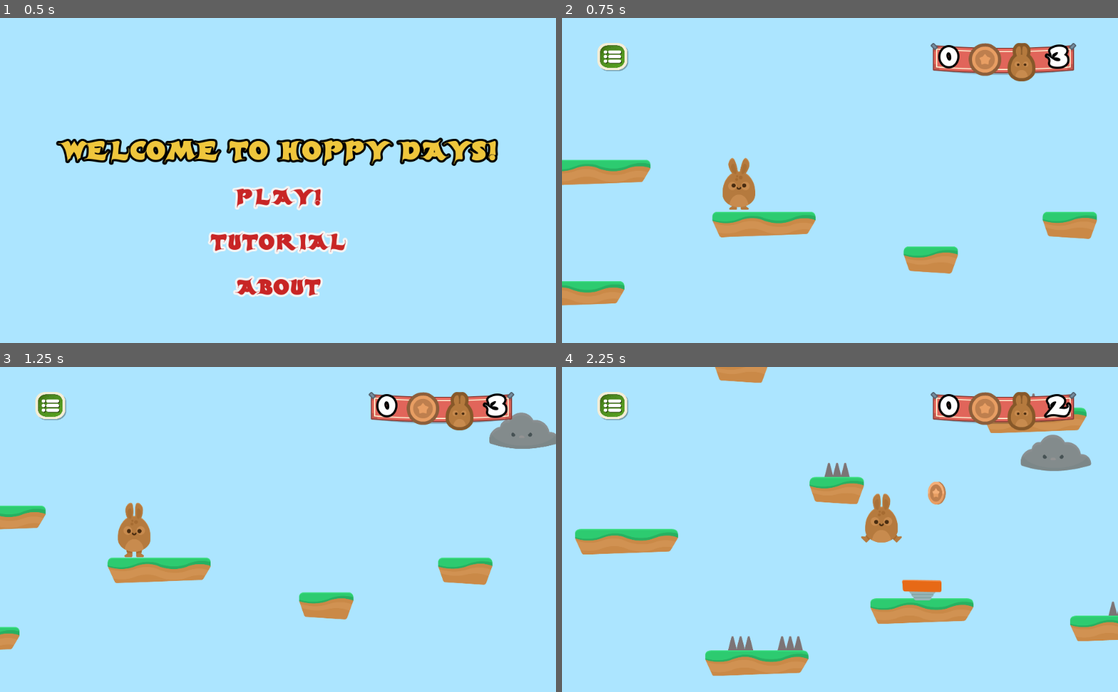
Above: before the commit, frames 1-4 (two rows, left to right).
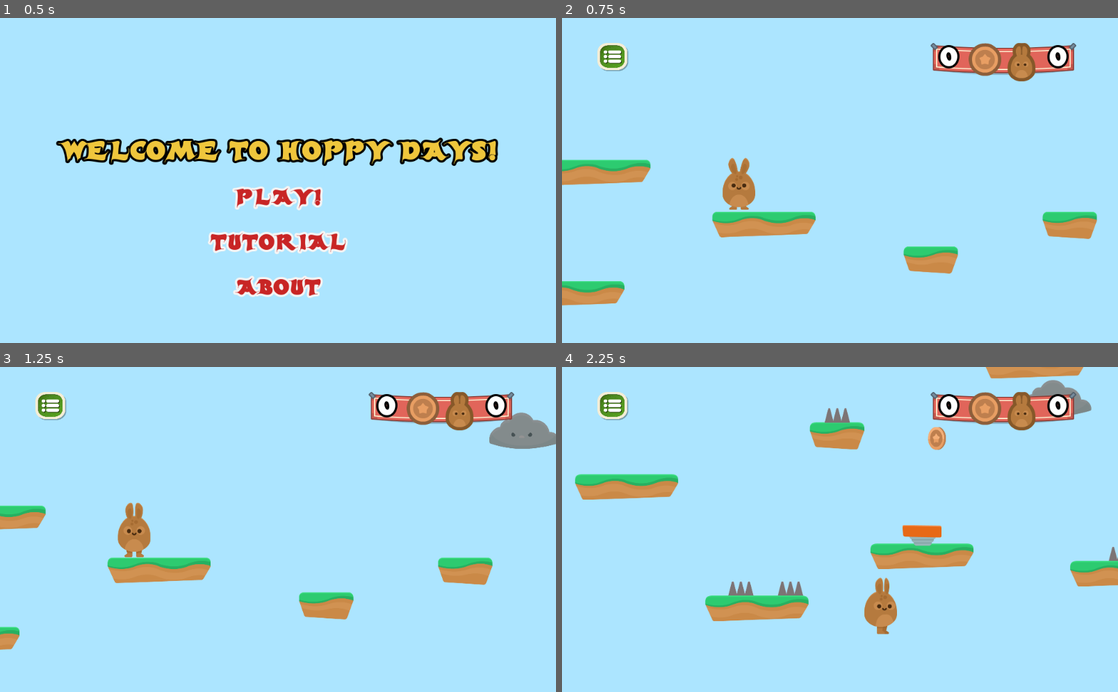
Above: after the commit, the same moments.

Repository: kidoncio/HoppyDays
Game: Godot game, scene res://Scenes/Menu.tscn
The game is run twice, just before and just after one commit, with the same random seed, the same clock (stepped at 60 frames per second) and the same inputs.
Inputs:
- Up to frame 1 (0.5 s): no input
- Up to frame 2 (0.75 s): click "PLAY!" at 0.5 s
- Up to frame 3 (1.25 s): no input
- Up to frame 4 (2.25 s): hold D (right) from 1.28 s (still down); tap W (jump) at 1.52 s

Frame 1 is identical in both runs. In frame 2, 0.2% of the frame differs, in the area x 86-92%, y 8-16%; in frame 3, 0.2%; in frame 4, 17%, in the area x 2-100%, y 0-96%.
Error before the commit: Trying to assign value of type 'Dictionary' to a variable of type 'Array'. (res://GUI/GUI.gd:91)
Error after the commit: Parse Error: Can't preload resource at path: res://Scenes/ConfigurationService.gd (res://Scenes/Levels/GameState.gd:6)

Commit message:
Add ConfigurationService de forma a padronizar o Configuration.json

Diff:
--- a/Configuration/Configuration.json
+++ b/Configuration/Configuration.json
@@ -1 +1 @@
-{"sound":true}
+{"coins":16,"coins_on_begin_of_level":13,"level":2,"lives":3,"lives_on_begin_of_level":3,"sound":true}
--- a/GUI/GUI.gd
+++ b/GUI/GUI.gd
@@ -1,11 +1,11 @@
 extends CanvasLayer
 
-var configuration: Dictionary = {
-	"sound": true
-}
+# Configuration Service
+onready var _configuration_service = preload("res://Scenes/ConfigurationService.gd").new()
+onready var configuration: Dictionary = _configuration_service.get_configuration()
 
-# Files Path
-const CONFIGURATION_FILE_PATH: String = "res://Configuration/Configuration.json"
+# Nodes
+const GAME_STATE_NODE: String = "res://Scenes/Levels/GameState.gd"
 
 # Groups
 const GAME_STATE_GROUP: String = "GameState"
@@ -14,7 +14,6 @@
 const RESTART_LEVEL_METHOD: String = "restart_level"
 
 func _ready():
-	var configuration = get_from_json(CONFIGURATION_FILE_PATH)
 	$Control/Menu/SoundButton.pressed = configuration.sound
 	update_sfx(configuration.sound)
 	update_sound_button_text()
@@ -35,7 +34,6 @@
 
 
 func _on_SoundButton_toggled(button_pressed: bool) -> void:
-	print(button_pressed, "BUTTON PRESSED")
 	update_sfx(button_pressed)
 
 
@@ -47,7 +45,7 @@
 
 func update_sound_configuration(value: bool) -> void:
 	configuration.sound = value
-	update_configuration_file()
+	_configuration_service.update_configuration_file(configuration)
 
 
 func update_sound_button_text() -> void:
@@ -70,29 +68,5 @@
 func _on_Menu_popup_hide():
 	get_tree().paused = false
 
-
-func update_configuration_file() -> void:
-	var file = File.new()
-
-	if file.open(CONFIGURATION_FILE_PATH, File.WRITE) != 0:
-		print("Error opening file")
-		return
-
-	file.store_line(to_json(configuration))
-	file.close()
-	pass
-
-
-func get_from_json(filename: String) -> Array:
-	var file = File.new()
-	file.open(filename, File.READ)
-
-	var text: String = file.get_as_text()
-	var data: Array = parse_json(text)
-
-	file.close()
-
-	return data
-
 func _on_RestartLevelButton_pressed():
 	get_tree().call_group(GAME_STATE_GROUP, RESTART_LEVEL_METHOD)
--- a/Scenes/GameOver.gd
+++ b/Scenes/GameOver.gd
@@ -1,11 +1,21 @@
 extends Control
 
+# Configuration Service
+onready var _configuration_service = preload("res://Scenes/ConfigurationService.gd").new()
+onready var configuration: Dictionary = _configuration_service.get_configuration()
+
+# Groups
+const GAME_STATE_GROUP: String = "GameState"
+
 # Scenes
-const LEVEL1_SCENE: String = "res://Scenes/Levels/Level1.tscn"
 const MENU_SCENE: String = "res://Scenes/Menu.tscn"
+const LEVEL_SCENE: String = "res://Scenes/Levels/Level%s.tscn"
+
+# Methods
+const RESTART_LEVEL_METHOD: String = "restart_level"
 
 func _on_RestartButton_pressed():
-	get_tree().change_scene(LEVEL1_SCENE)
+	get_tree().change_scene(LEVEL_SCENE % str(configuration.level))
 	pass
 
 
--- a/Scenes/Levels/GameState.gd
+++ b/Scenes/Levels/GameState.gd
@@ -1,9 +1,10 @@
 extends Node2D
 
-var _lives: int = 3
-var _coins: int = 0
 var _target_number_of_coins: int = 10
-var _level: int = 1
+
+# Configuration Service
+onready var _configuration_service = preload("res://Scenes/ConfigurationService.gd").new()
+onready var configuration: Dictionary = _configuration_service.get_configuration()
 
 # Groups
 const GAME_STATE_GROUP: String = "GameState"
@@ -17,48 +18,58 @@
 const GAME_OVER_SCENE: String = "res://Scenes/GameOver.tscn"
 const VICTORY_SCENE: String = "res://Scenes/Victory.tscn"
 const LEVEL_SCENE: String = "res://Scenes/Levels/Level%s.tscn"
+
+const LEVEL1_SCENE_NAME: String = "Level1"
 const TUTORIAL_SCENE_NAME: String = "Tutorial"
 
 func _ready():
+	reload_configuration()
 	add_to_group(GAME_STATE_GROUP)
 	update_GUI()
 
 
 func update_GUI() -> void:
-	get_tree().call_group(GUI_GROUP, UPDATE_LIVES_METHOD, _lives)
-	get_tree().call_group(GUI_GROUP, UPDATE_COINS_METHOD, _coins)
+	get_tree().call_group(GUI_GROUP, UPDATE_LIVES_METHOD, configuration.lives)
+	get_tree().call_group(GUI_GROUP, UPDATE_COINS_METHOD, configuration.coins)
 
 
 func hurt() -> void:
-	_lives -= 1
+	configuration.lives -= 1
 	$Player.hurt()
 
 	update_GUI()
 
-	if _lives < 0:
+	if configuration.lives < 0:
 		end_game()
+
+		configuration.lives = 3
+
+	update_configuration_file()
 
 
 func coin_up() -> void:
-	_coins += 1
+	configuration.coins += 1
 	update_GUI()
 
-	var multiple_of_coins: bool = (_coins % _target_number_of_coins) == 0
+	var multiple_of_coins: bool = (int(configuration.coins) % _target_number_of_coins) == 0
 
 	if multiple_of_coins:
 		life_up()
 
+	update_configuration_file()
+
 
 func life_up() -> void:
-	_lives += 1
+	configuration.lives += 1
 	update_GUI()
+	update_configuration_file()
 
 
 func restart_level() -> void:
-	get_tree().reload_current_scene()
+	get_tree().change_scene(LEVEL_SCENE % str(configuration.level))
 
 
-func end_game() -> void:
+func end_game():
 	yield(get_tree().create_timer(0.3), "timeout")
 	get_tree().change_scene(GAME_OVER_SCENE)
 
@@ -68,15 +79,35 @@
 
 	var scene: String = get_tree().get_current_scene().get_name()
 
-	_level += 1
+	configuration.level += 1
+	configuration.coins_on_begin_of_level = configuration.coins
+
+	update_configuration_file()
 
 	if scene == TUTORIAL_SCENE_NAME:
-		_level = 1
-		get_tree().change_scene(LEVEL_SCENE % str(_level))
+		configuration.level = 1
+		get_tree().change_scene(LEVEL_SCENE % str(configuration.level))
 	else:
-		var scene_path: String = LEVEL_SCENE % str(_level)
+		var scene_path: String = LEVEL_SCENE % str(configuration.level)
 
-		if has_node(scene_path):
+		if File.new().file_exists(scene_path):
 			get_tree().change_scene(scene_path)
 		else:
+			configuration.level = 1
+			update_configuration_file()
+
 			get_tree().change_scene(VICTORY_SCENE)
+
+
+func update_configuration_file() -> void:
+	_configuration_service.update_configuration_file(configuration)
+
+
+func reload_configuration() -> void:
+	var scene_name: String = get_tree().get_current_scene().get_name()
+
+	configuration.coins = configuration.coins_on_begin_of_level
+	configuration.lives = configuration.lives_on_begin_of_level
+
+	if scene_name == LEVEL1_SCENE_NAME:
+		_configuration_service.reset()
